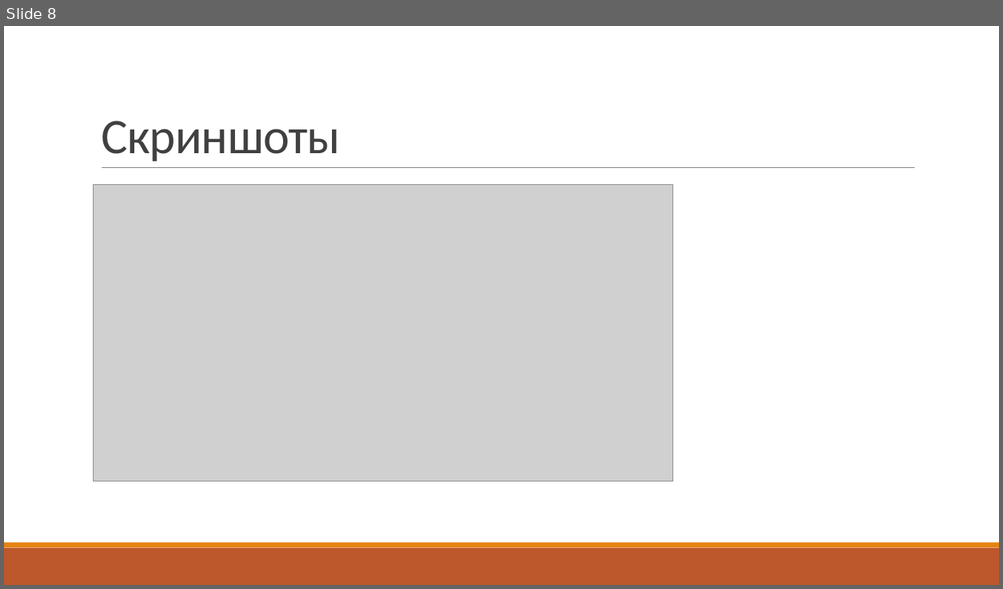
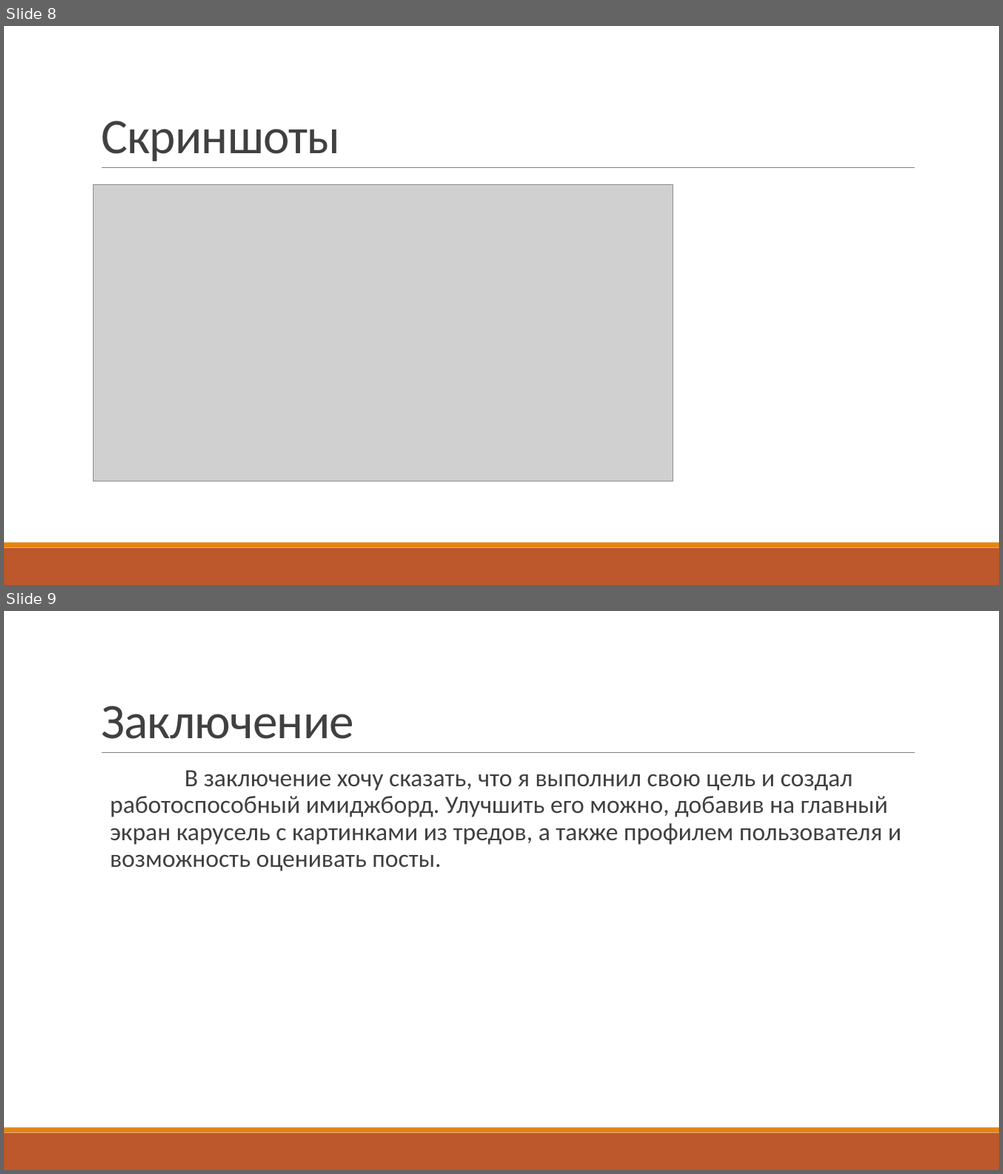
Before and after one commit to sampletext117/3ch-site-on-Flask, a slide deck: Презентация три.ч.pptx. Shown one above the other, each under a label of ours: slide 8 before the commit, slides 8 and 9 after it. The pictures are 1003x589 and 1003x1174 pixels, drawn with LibreOffice and Linux fonts; fonts in the diff are those of the drawing; grey boxes stand for pictures. Boxes give left, top, right and bottom in pixels: in the first picture for what was removed or moved away, otherwise in the second. Text is boxed around its words. In the diff, an @@ line names an element or a change of style, - is before the commit and + after.

```diff
--- a/Презентация три.ч.pptx
+++ b/Презентация три.ч.pptx
@@ slide 9 added at (4, 611, 999, 1170), background #FFFFFF; not listed: 3 template elements that a slide beside it also shows @@
@@ title added at (101, 706, 354, 739), 48 pt, text #404040 @@
+Заключение
@@ text added at (110, 770, 901, 871), 24 pt, text #404040 @@
+  В заключение хочу сказать, что я выполнил свою цель и создал работоспособный имиджборд. Улучшить его можно, добавив на главный экран карусель с картинками из тредов, а также профилем пользователя и возможность оценивать посты.
```
Also in this commit, not shown: 9 other files.
